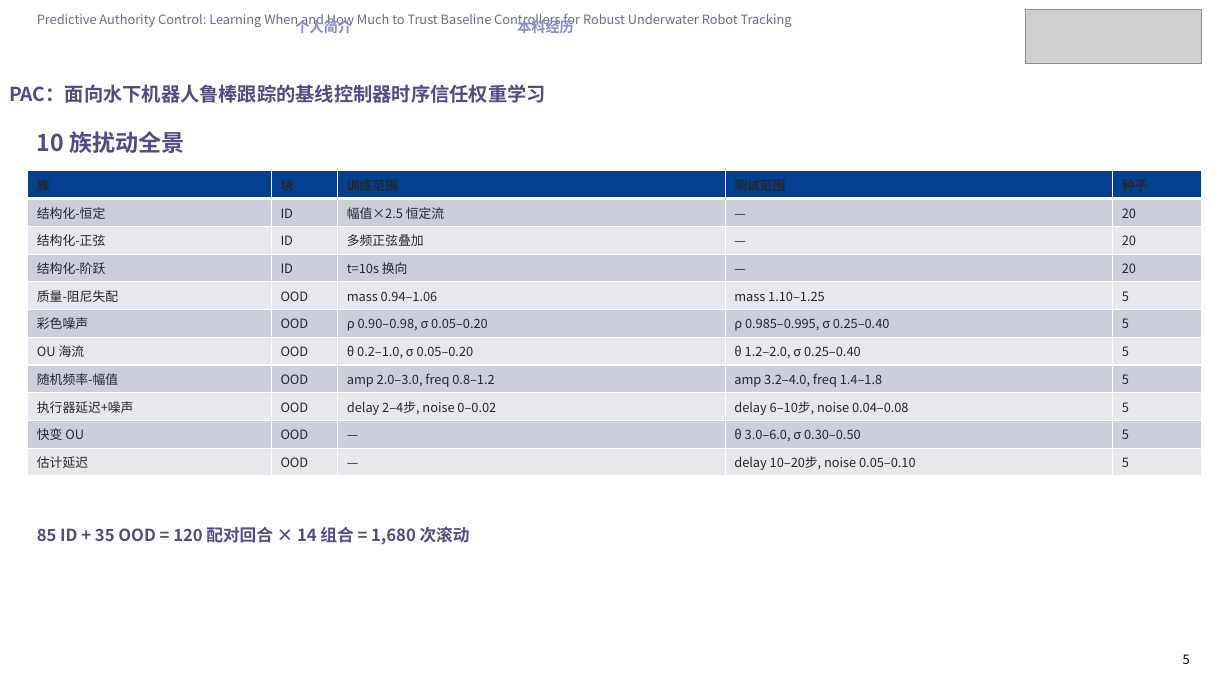
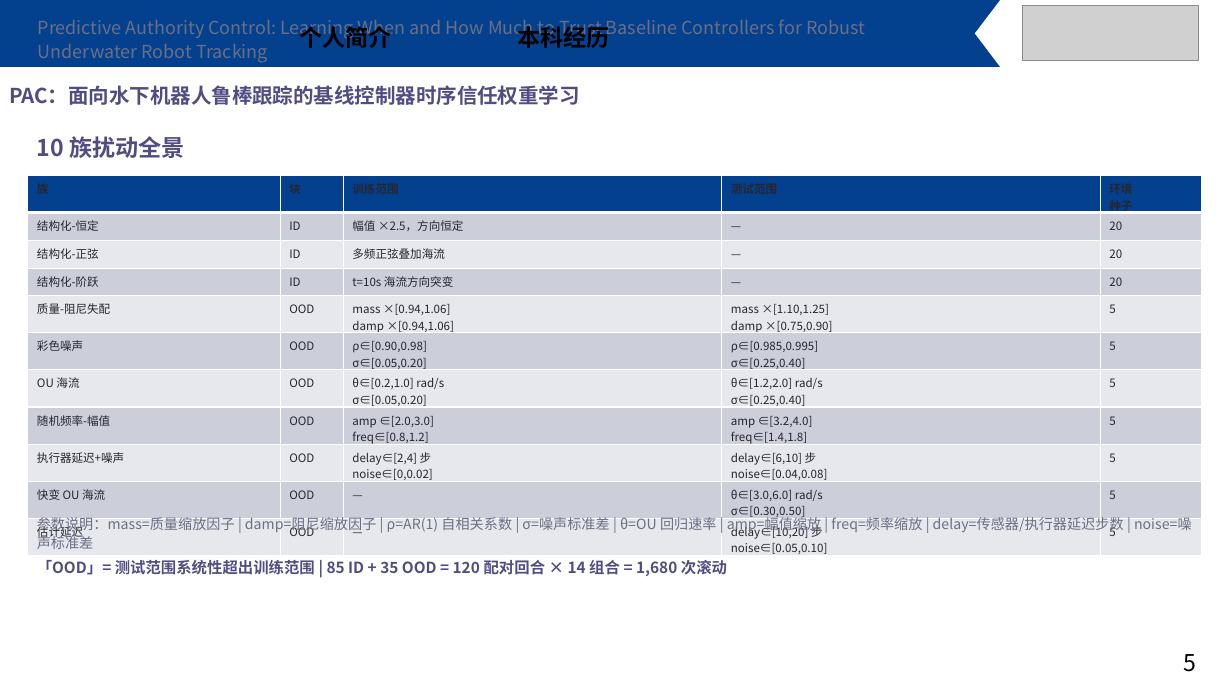
Before and after one commit to Jiacheng-Tian/predictive-authority-control, a slide deck: slide 5 of paper/PAC_组会答辩_完整版.pptx. Drawn at 1232x693 pixels with LibreOffice and Linux fonts; fonts in the diff are those of the drawing; grey boxes stand for pictures. Boxes give left, top, right and bottom in pixels: in the first picture for what was removed or moved away, otherwise in the second. Text is boxed around its words. In the diff, an @@ line names an element or a change of style, - is before the commit and + after.

Commit message:
defense: rebuild new slides with template fidelity + LaTeX formulas + param explanations
Three fixes per user feedback:
1. Template fidelity: FREEFORM decorative header bar copied from template
   slide to all new slides; nav tabs, logo, title bar, and page numbers
   use exact template positions and font sizes
2. LaTeX formulas: reward function, residual head, and blend equation
   rendered as mathtext PNG images (matplotlib, 300 dpi, Computer Modern)
   and inserted as pictures — no more plain-text formulas
3. Parameter explanations: every symbol now has a Chinese explanation
   in the table (w_e='位置误差权重', γ='折扣因子', τ='目标网络软更新率', etc.);
   gallery pages explain physical meaning of each parameter
   (mass='质量缩放因子', ρ='AR(1)自相关系数', θ='OU回归速率', etc.)

QA: 19 slides, 20/20 content probes pass, LibreOffice renders 19 pages.

```diff
--- a/paper/PAC_组会答辩_完整版.pptx
+++ b/paper/PAC_组会答辩_完整版.pptx
@@ freeform shape added at bbox=[0, 0, 1000, 67], fill #03408E @@
@@ text "Predictive Authority Control: Learning When ..." at bbox=[38, 19, 865, 63]: size 10 to 14 pt @@
@@ text "个人简介" at bbox=[299, 22, 391, 48]: size 11 to 18 pt, text colour #8C87C8 to #000000 @@
@@ text "本科经历" at bbox=[517, 22, 609, 48]: size 11 to 18 pt, text colour #8C87C8 to #000000 @@
@@ picture: place and size @@
-picture at bbox=[1026, 9, 1202, 64]
+picture at bbox=[1023, 6, 1199, 60]
@@ text "PAC：面向水下机器人鲁棒跟踪的基线控制器时序信任权重学习" at bbox=[9, 85, 580, 105]: size 15 to 16 pt @@
@@ text "10 族扰动全景": place and size @@
-text "10 族扰动全景" at bbox=[37, 131, 184, 153]
+text "10 族扰动全景" at bbox=[37, 136, 184, 158]
@@ table at bbox=[28, 176, 1202, 558] @@
-row 1, column 5: 种子
+row 1, column 5: 环境 / 种子
-row 2, column 3: 幅值×2.5 恒定流
+row 2, column 3: 幅值 ×2.5，方向恒定
-row 3, column 3: 多频正弦叠加
+row 3, column 3: 多频正弦叠加海流
-row 4, column 3: t=10s 换向
+row 4, column 3: t=10s 海流方向突变
-row 5, column 3: mass 0.94–1.06
+row 5, column 3: mass ×[0.94,1.06] / damp ×[0.94,1.06]
-row 5, column 4: mass 1.10–1.25
+row 5, column 4: mass ×[1.10,1.25] / damp ×[0.75,0.90]
-row 6, column 3: ρ 0.90–0.98, σ 0.05–0.20
+row 6, column 3: ρ∈[0.90,0.98] / σ∈[0.05,0.20]
-row 6, column 4: ρ 0.985–0.995, σ 0.25–0.40
+row 6, column 4: ρ∈[0.985,0.995] / σ∈[0.25,0.40]
-row 7, column 3: θ 0.2–1.0, σ 0.05–0.20
+row 7, column 3: θ∈[0.2,1.0] rad/s / σ∈[0.05,0.20]
-row 7, column 4: θ 1.2–2.0, σ 0.25–0.40
+row 7, column 4: θ∈[1.2,2.0] rad/s / σ∈[0.25,0.40]
-row 8, column 3: amp 2.0–3.0, freq 0.8–1.2
+row 8, column 3: amp ∈[2.0,3.0] / freq∈[0.8,1.2]
-row 8, column 4: amp 3.2–4.0, freq 1.4–1.8
+row 8, column 4: amp ∈[3.2,4.0] / freq∈[1.4,1.8]
-row 9, column 3: delay 2–4步, noise 0–0.02
+row 9, column 3: delay∈[2,4] 步 / noise∈[0,0.02]
-row 9, column 4: delay 6–10步, noise 0.04–0.08
+row 9, column 4: delay∈[6,10] 步 / noise∈[0.04,0.08]
-row 10, column 1: 快变 OU
+row 10, column 1: 快变 OU 海流
-row 10, column 4: θ 3.0–6.0, σ 0.30–0.50
+row 10, column 4: θ∈[3.0,6.0] rad/s / σ∈[0.30,0.50]
-row 11, column 4: delay 10–20步, noise 0.05–0.10
+row 11, column 4: delay∈[10,20] 步 / noise∈[0.05,0.10]
@@ size 10 to 9 pt in "族", "块", "训练范围", "测试范围" and 34 more places @@
@@ table: place and size @@
-table at bbox=[28, 171, 1202, 476]
+table at bbox=[28, 176, 1202, 558]
@@ text at bbox=[37, 515, 1192, 576]: text changed; size 13 to 11 pt; text colour #514D83 to #6B6F85; bold off @@
-85 ID + 35 OOD = 120 配对回合 × 14 组合 = 1,680 次滚动
+参数说明：mass=质量缩放因子 | damp=阻尼缩放因子 | ρ=AR(1) 自相关系数 | σ=噪声标准差 | θ=OU 回归速率 | amp=幅值缩放 | freq=频率缩放 | delay=传感器/执行器延迟步数 | noise=噪声标准差
+「OOD」= 测试范围系统性超出训练范围 | 85 ID + 35 OOD = 120 配对回合 × 14 组合 = 1,680 次滚动
@@ text "5" at bbox=[1183, 654, 1196, 672]: size 10 to 18 pt @@
```
Also in this commit, not shown: 10 other slides changed, 4 other files.
